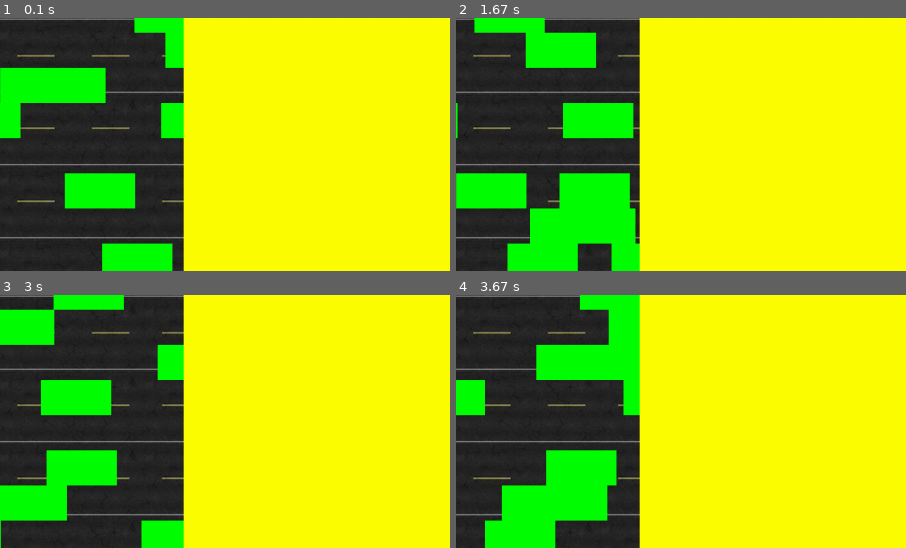
Above: before the commit, frames 1-4 (two rows, left to right).
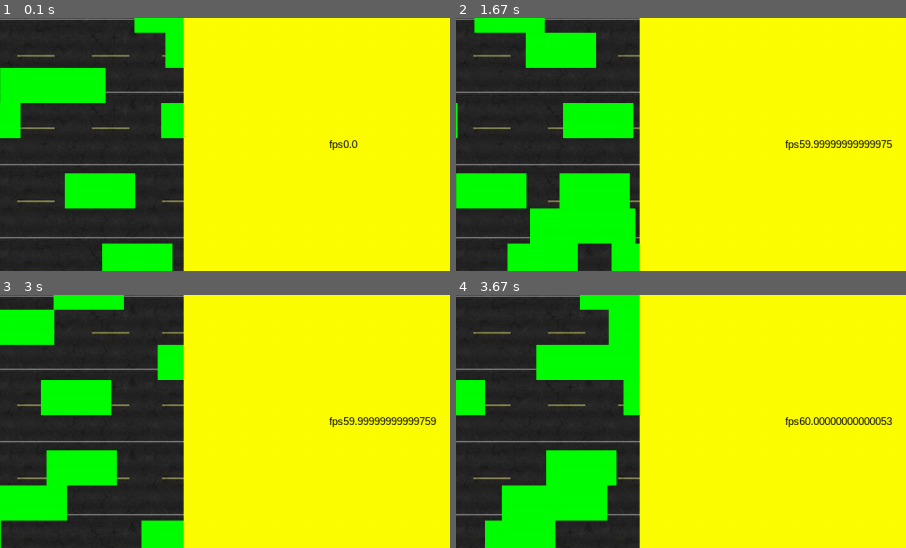
Above: after the commit, the same moments.

Repository: AyoubErrajraji/MonkeyBusiness
Game: pygame game, started from main.py
Same seed, same stepped clock (60 frames per second), same inputs: the game is played once before the commit and once after it.
Inputs (mouse positions are % of the whole screen's width and height, from its top left):
- Up to frame 1 (0.1 s): no input
- Up to frame 2 (1.67 s): hold Right 0.33-0.8 s; move the mouse to (46, 54) at 0.37 s; hold Up 0.83-1.13 s; move the mouse to (82, 47) at 0.87 s; hold Right 1.17-1.63 s; move the mouse to (50, 57) at 1.2 s
- Up to frame 3 (3 s): hold Left 1.67-2.2 s; move the mouse to (26, 51) at 1.7 s; hold Down 2.23-2.53 s; move the mouse to (60, 72) at 2.27 s; hold Left 2.57-2.97 s; move the mouse to (19, 73) at 2.6 s
- Up to frame 4 (3.67 s): hold Up 3-3.37 s; move the mouse to (87, 85) at 3.03 s; hold Right from 3.4 s (still down); move the mouse to (62, 59) at 3.43 s
The pictures show only the part of the screen within x 46-96%, y 35-85%; the shares and areas given below are measured in that part.

The runs differ from the first frame. In frame 1, 0.1% of the frame differs, in the area x 73-80%, y 48-53%; in frame 2, 0.5%, in the area x 73-97%, y 48-53%; in frame 3, 0.5%; in frame 4, 0.5%.

Commit message:
added score to sideMenu

Diff:
--- a/crosstheroad_lib/crosstheroad.py
+++ b/crosstheroad_lib/crosstheroad.py
@@ -93,8 +93,11 @@
         sm = pygame.Rect(self.config.screenDim[0] - self.config.sideMenu[0], 0, self.config.sideMenu[0], self.config.sideMenu[1])
         pygame.draw.rect(self.screen, self.config.yellow, sm)
         font = pygame.font.SysFont("helvetica", 15)
-        state = font.render(str(self.score), 1, self.config.black)
-        self.screen.blit(state, (self.config.screenDim[0] - self.config.sideMenu[0]/2 - state.get_rect().width, self.config.sideMenu[1] - 100))
+        score = font.render(str(self.score), 1, self.config.black)
+        self.screen.blit(score, (self.config.screenDim[0] - self.config.sideMenu[0]/2 - score.get_rect().width, self.config.sideMenu[1] - 100))
+        fps = font.render("fps" + str(self.clock.get_fps()), 1, self.config.black)
+        self.screen.blit(fps, (self.config.screenDim[0] - self.config.sideMenu[0]/2 - score.get_rect().width, self.config.sideMenu[1] - 300))
+
 
     def addCars(self):
         # Add first row of cars
